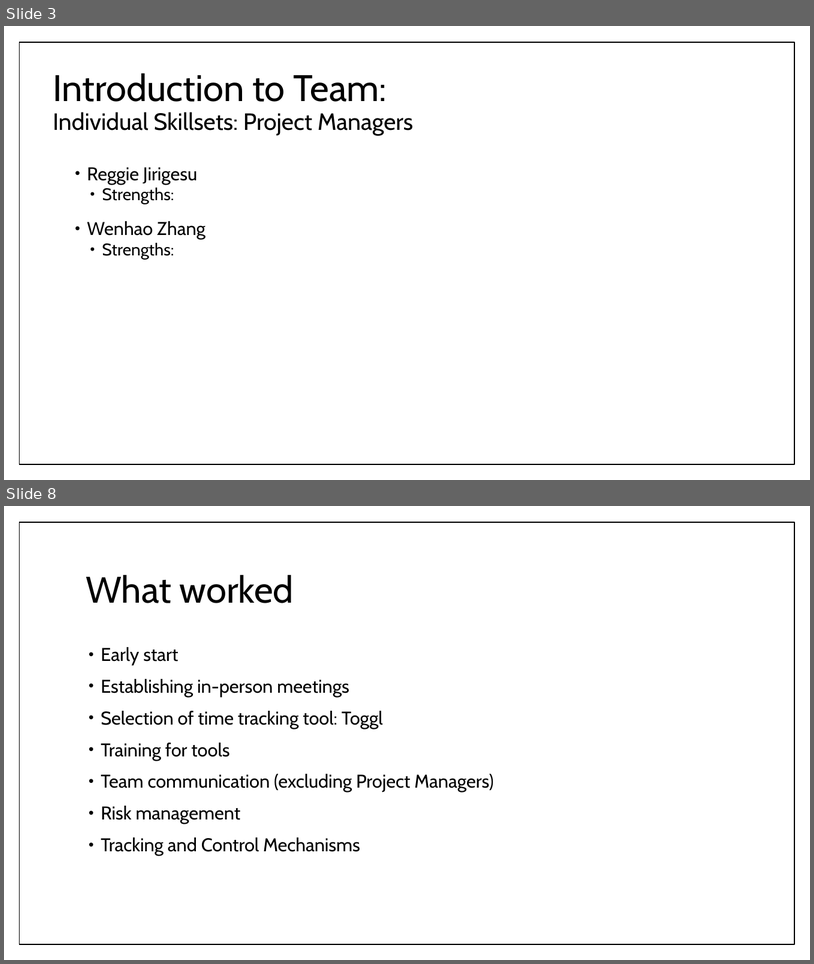
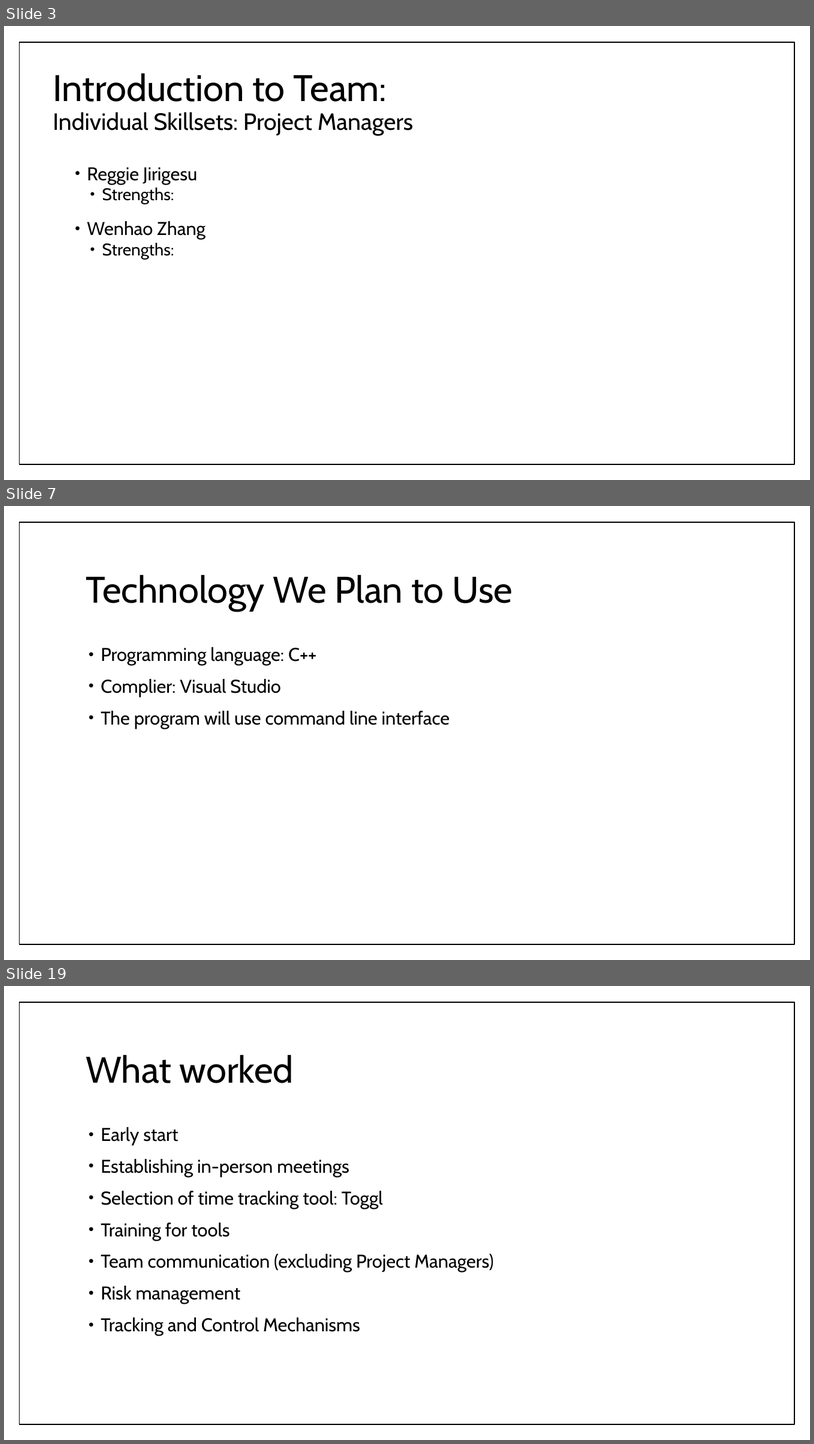
Before and after one commit to umdfeynman/umdfeynman, a slide deck: Work_In_Progress/CS/SPMP_Presentation.pptx. Shown one above the other, each under a label of ours: slides 3 and 8 before the commit, slides 3, 7 and 19 after it; the slides between them are not shown. The pictures are 814x964 and 814x1444 pixels, drawn with LibreOffice and Linux fonts; fonts in the diff are those of the drawing. Boxes give left, top, right and bottom in pixels: in the first picture for what was removed or moved away, otherwise in the second. Text is boxed around its words. In the diff, an @@ line names an element or a change of style, - is before the commit and + after.

```diff
--- a/Work_In_Progress/CS/SPMP_Presentation.pptx
+++ b/Work_In_Progress/CS/SPMP_Presentation.pptx
@@ slide 7 added at [4,506,810,960], background #FFFFFF; not listed: 1 template element that a slide beside it also shows @@
@@ title added at [86,574,513,611], 44 pt, text #000000 @@
+Technology We Plan to Use
@@ text added at [101,647,450,728], 22 pt, text #000000 @@
+• Programming language: C++
+• Complier: Visual Studio
+• The program will use command line interface
@@ what was slide 8 is now slide 19 @@
```
Also in this commit, not shown: 10 slides changed, 6 other slides added, 1 slide removed.
